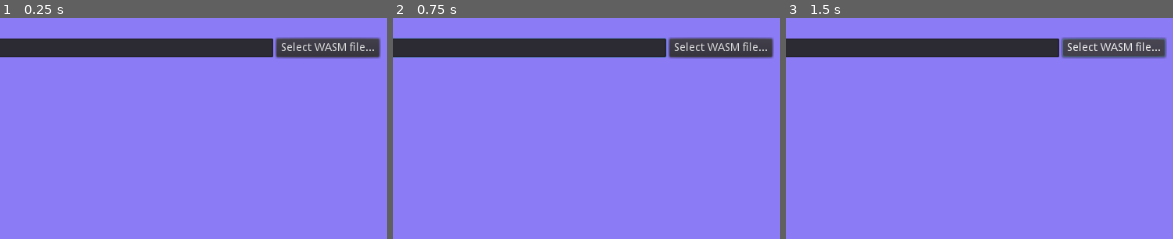
Above: before the commit, frames 1-3 (left to right).
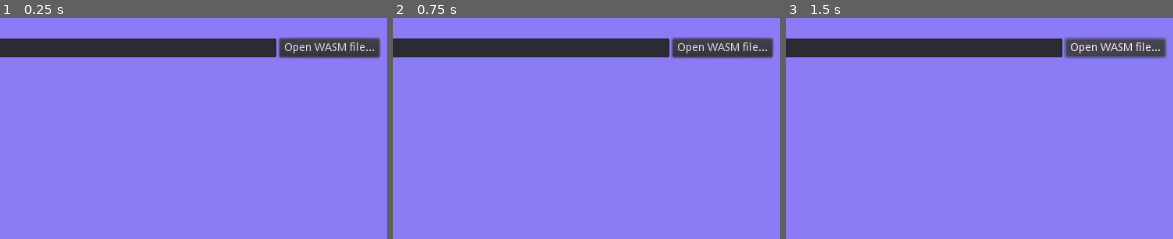
Above: after the commit, the same moments.

Repository: follower/wasm-exploder
Game: Godot game, scene res://Main.tscn
Same seed, same stepped clock (60 frames per second), same inputs: the game is played once before the commit and once after it.
Inputs (mouse positions are % of the whole screen's width and height, from its top left):
- Up to frame 1 (0.25 s): no input
- Up to frame 2 (0.75 s): click (43, 7) at 0.52 s; type "12" at 0.6 s
- Up to frame 3 (1.5 s): click "Select WASM file..." (after the commit: "Open WASM file...") at 1.25 s
The pictures show only the part of the screen within x 50-100%, y 0-50%; the shares and areas given below are measured in that part.

The runs differ from the first frame. In frame 1, 0.3% of the frame differs, in the area x 70-81%, y 8-19%; in frame 2, 0.3%; in frame 3, 0.3%.

Commit message:
Clarify button label for opening WASM file.

Diff:
--- a/src/Main.tscn
+++ b/src/Main.tscn
@@ -46,7 +46,7 @@
 margin_left = 842.0
 margin_right = 974.0
 margin_bottom = 24.0
-text = "Select WASM file..."
+text = "Open WASM file..."
 
 [node name="DisplayUI" type="HBoxContainer" parent="VBoxContainer"]
 margin_top = 46.0
